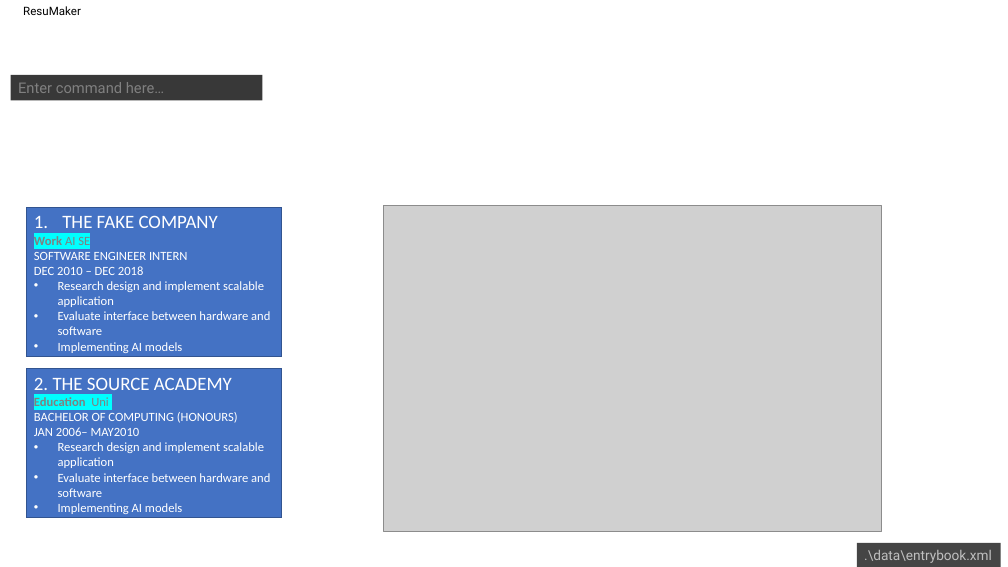
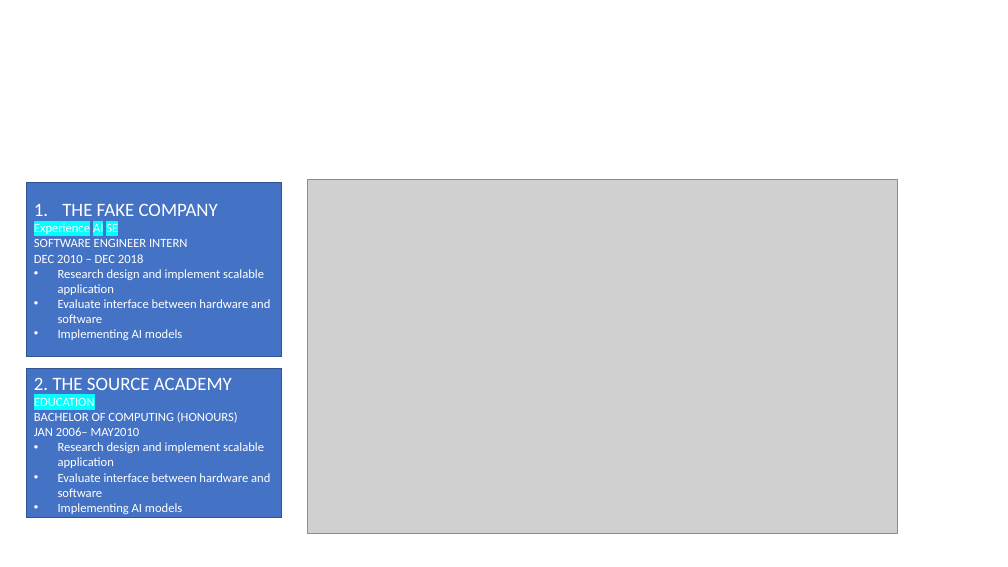
Before and after one commit to scalarmotion/main, a slide deck: slide 1 of docs/UiMockup.pptx. Drawn at 1008x567 pixels with LibreOffice and Linux fonts; fonts in the diff are those of the drawing; grey boxes stand for pictures; background and template pictures are left out. Boxes give left, top, right and bottom in pixels: in the first picture for what was removed or moved away, otherwise in the second. Text is boxed around its words. In the diff, an @@ line names an element or a change of style, - is before the commit and + after.

```diff
--- a/docs/UiMockup.pptx
+++ b/docs/UiMockup.pptx
@@ text removed at [23,6,81,15] @@
-ResuMaker
@@ rectangle removed at [11,75,262,101] @@
-Enter command here…
@@ picture: place and size @@
-picture at [383,206,882,532]
+picture at [308,179,897,533]
@@ rectangle "THE FAKE COMPANY": place and size @@
-rectangle "THE FAKE COMPANY" at [26,207,281,356]
+rectangle "THE FAKE COMPANY" at [26,182,281,356]
@@ text in rectangle at [34,223,118,234]: text changed; text colour #808080 to #FFFFFF; bold off @@
-Work AI SE
+Experience AI SE
@@ text in rectangle at [34,398,95,406]: text changed; text colour #808080 to #FFFFFF; bold off @@
-Education Uni
+EDUCATION
@@ rectangle removed at [857,543,1000,567] @@
-.\data\entrybook.xml
```
Also in this commit, not shown: 2 other slides changed, 2 other files.
